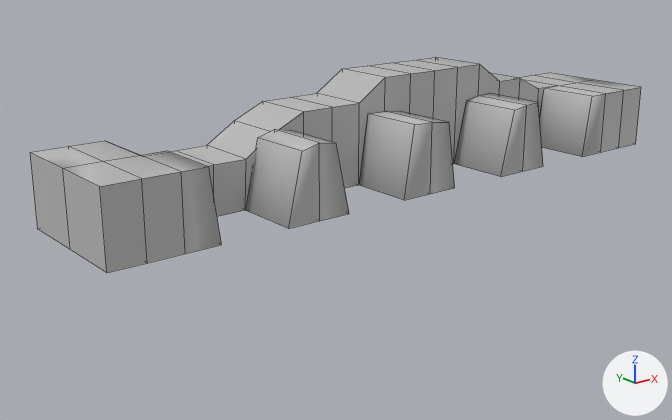
Before and after pictures for a commit that changed the FBX model Star Catcher/Assets/Imports/Terrain Modules/BigDepth/BigDepth 09.fbx.
Rendered twice from a 50 mm lens placed at (-0.231, -0.246, 0.083), pointed at (-0.017, 0.021, -0.024). Arrows for +X, +Y and +Z are at lower right; the lights stay in place. Mesh edges are drawn as thin lines. Where no turn or scale is listed for an object, it has been applied to the vertices. Vertices at the same position are counted once.
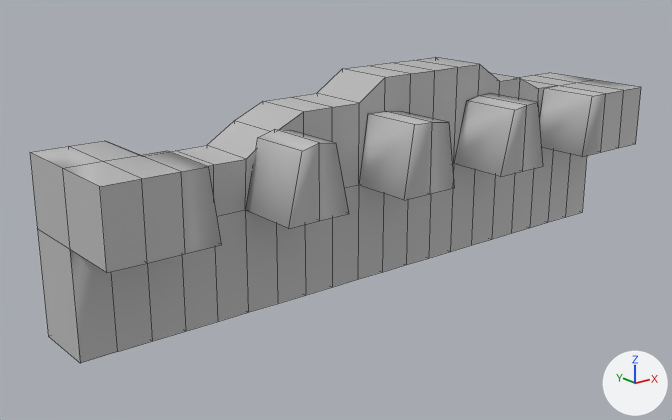
Boxes (x1, y1, x2, y2) around the edits, measured in the pictures (672 x 420 px):
'pCube3', reshaped (41% taller): before (30, 57, 641, 273); after (30, 57, 641, 363)
part 1 of me_mesh, built on: after (38, 148, 587, 363)

The change in detail:
me_mesh is used by ob_pcube3; location (0.0, 0.0, 0.0).
me_mesh had 129 vertices, 136 faces and spanned x -0.127..0.127, y -0.013..0.038, z -0.013..0.027.
me_mesh now has 171 vertices, 178 faces and spans x -0.127..0.127, y -0.013..0.038, z -0.051..0.027.
Part 1, on me_mesh:
20 faces are deleted.
42 new vertices lie (0.0, 0.0, -0.038) away from vertices in x -0.127..0.127, y 0.013..0.038, z -0.013.
62 new faces join them.
